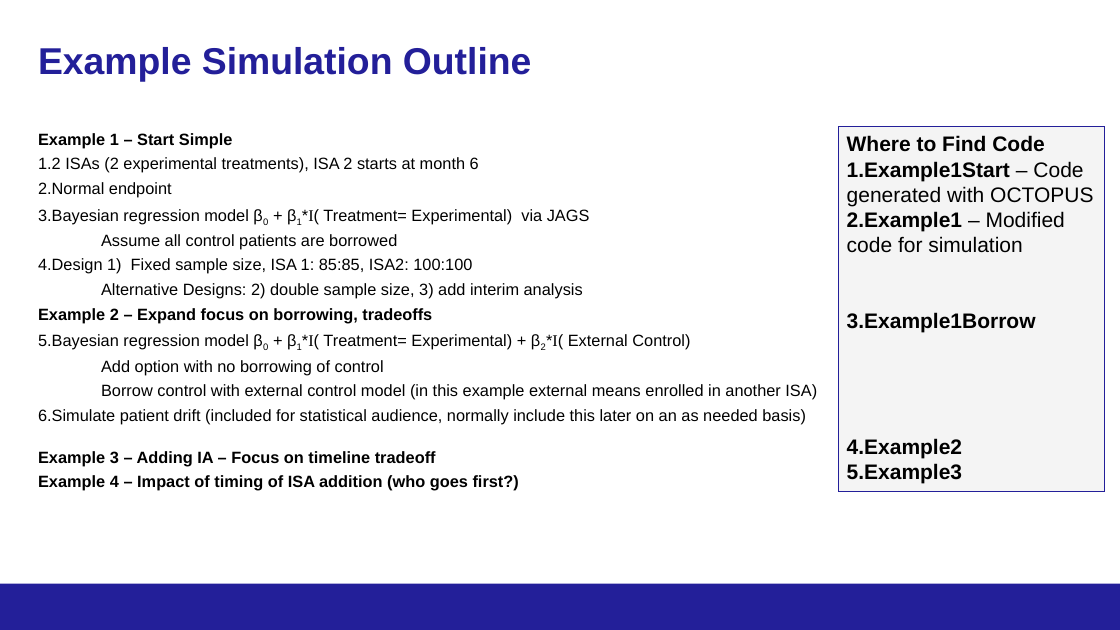
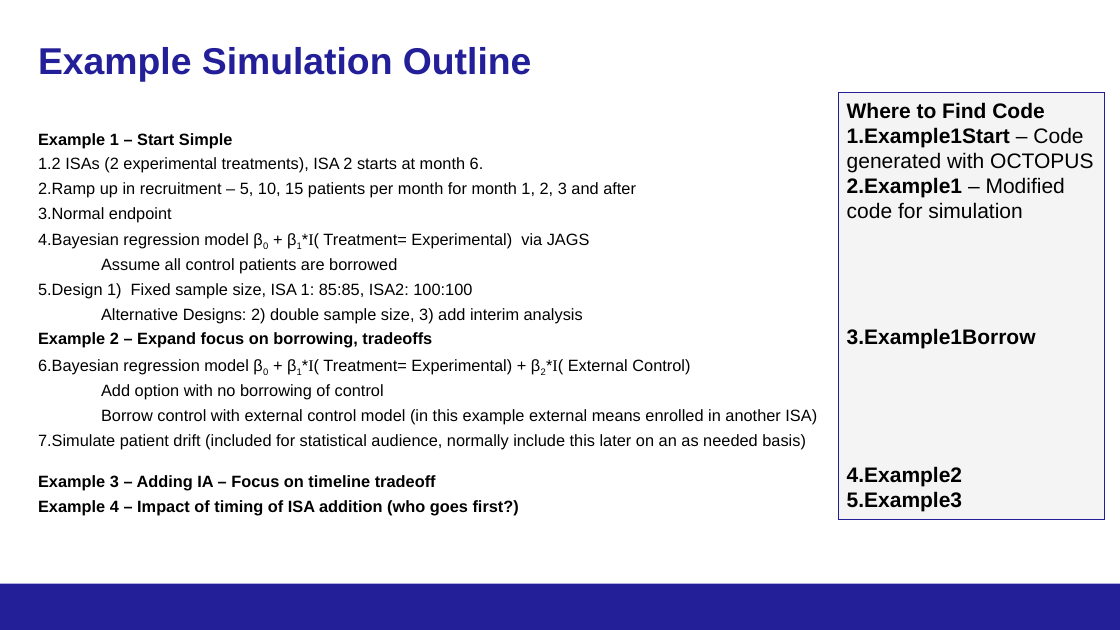
Before and after one commit to kwathen/BayesPharma2024-OCTOPUS, a slide deck: slide 29 of CourseMaterial/Wathen-Bayes2024ForDistribution.pptx. Drawn at 1120x630 pixels with LibreOffice and Linux fonts; fonts in the diff are those of the drawing; background and template pictures are left out. Boxes give left, top, right and bottom in pixels: in the first picture for what was removed or moved away, otherwise in the second. Text is boxed around its words. In the diff, an @@ line names an element or a change of style, - is before the commit and + after.

Commit message:
Updates to examples

```diff
--- a/CourseMaterial/Wathen-Bayes2024ForDistribution.pptx
+++ b/CourseMaterial/Wathen-Bayes2024ForDistribution.pptx
@@ rectangle "Where to Find Code": place and size @@
-rectangle "Where to Find Code" at [839, 127, 1105, 492]
+rectangle "Where to Find Code" at [839, 93, 1105, 520]
@@ text at [38, 157, 636, 198]: text changed @@
-1. 2 ISAs (2 experimental treatments), ISA 2 starts at month 6
+1. 2 ISAs (2 experimental treatments), ISA 2 starts at month 6.
+2. Ramp up in recruitment – 5, 10, 15 patients per month for month 1, 2, 3 and after
```
Also in this commit, not shown: 11 slides added, 52 other files.
